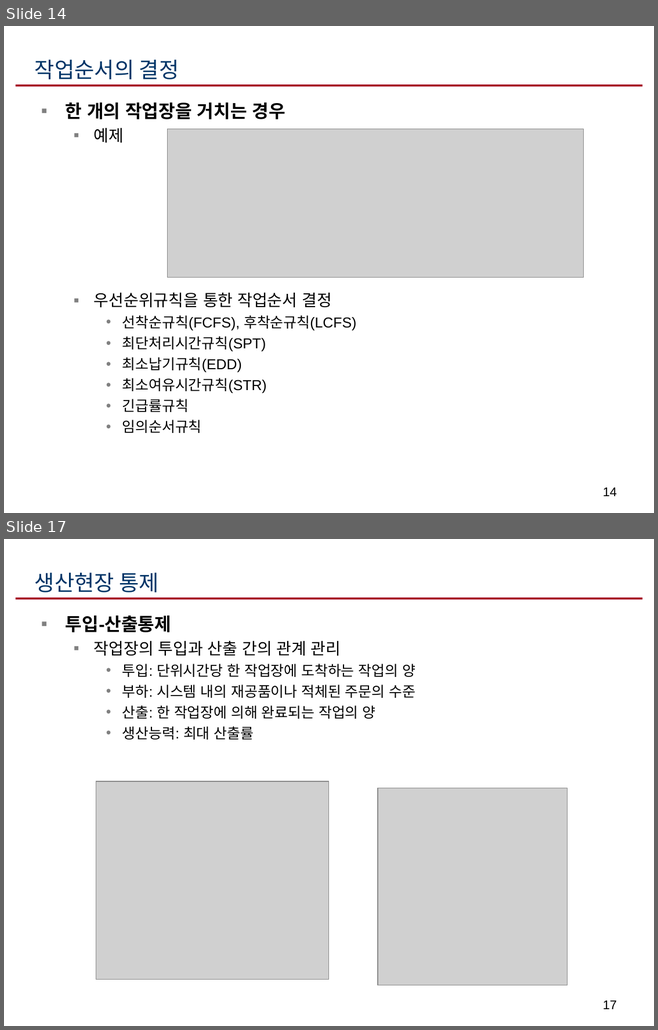
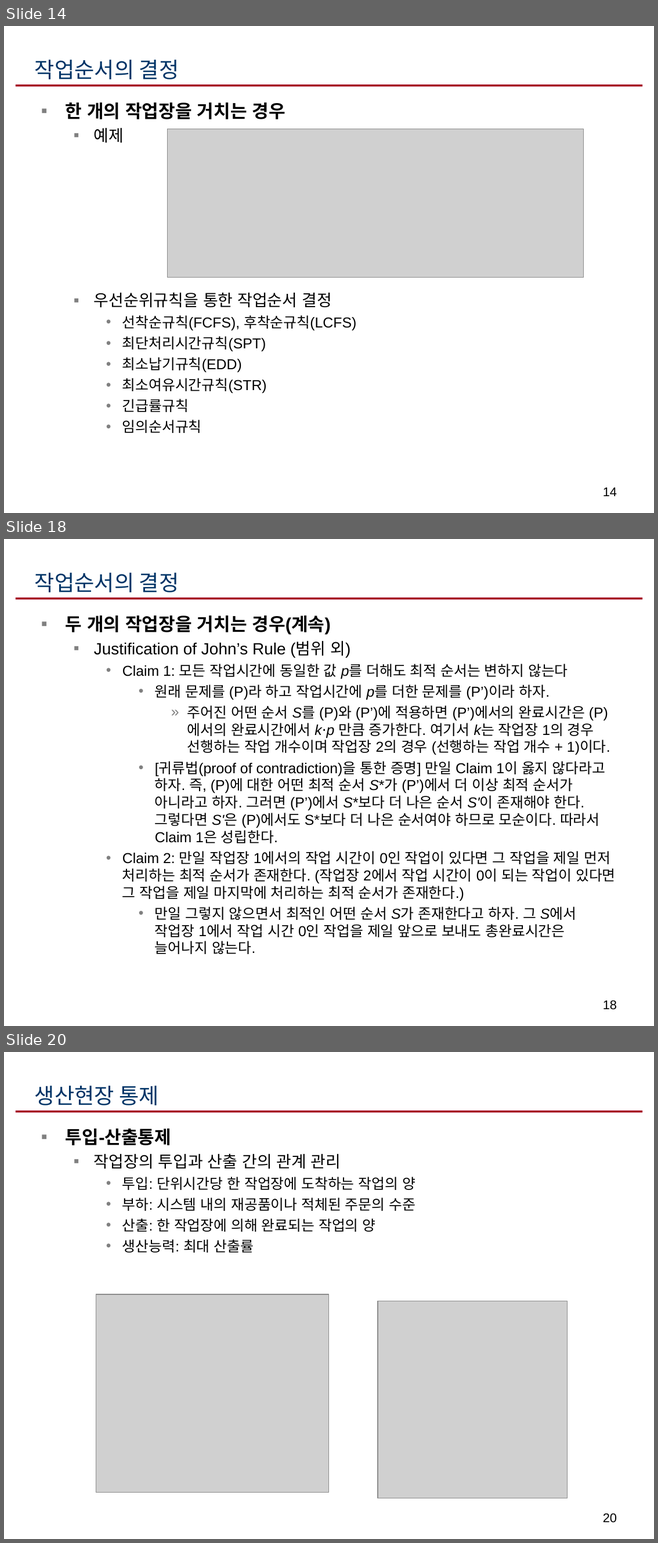
Before and after one commit to ikelab/courses, a slide deck: ppc2016/c10.ppt. Shown one above the other, each under a label of ours: slides 14 and 17 before the commit, slides 14, 18 and 20 after it; the slides between them are not shown. The pictures are 658x1030 and 658x1543 pixels, drawn with LibreOffice and Linux fonts; fonts in the diff are those of the drawing; grey boxes stand for pictures. Boxes give left, top, right and bottom in pixels: in the first picture for what was removed or moved away, otherwise in the second. Text is boxed around its words. In the diff, an @@ line names an element or a change of style, - is before the commit and + after.

```diff
--- a/ppc2016/c10.ppt
+++ b/ppc2016/c10.ppt
@@ slide 18 added at (4, 539, 654, 1026), background #FFFFFF; not listed: 1 template element that a slide beside it also shows @@
@@ title added at (35, 573, 179, 592), 24 pt, text #003366 @@
+작업순서의 결정
@@ text added at (65, 616, 615, 954), 16 pt, text #000000 @@
+▪ 두 개의 작업장을 거치는 경우(계속)
+  ▪ Justification of John’s Rule (범위 외)
+    • Claim 1: 모든 작업시간에 동일한 값 p를 더해도 최적 순서는 변하지 않는다
+      • 원래 문제를 (P)라 하고 작업시간에 p를 더한 문제를 (P’)이라 하자.
+        » 주어진 어떤 순서 S를 (P)와 (P’)에 적용하면 (P’)에서의 완료시간은 (P)에서의 완료시간에서 k⋅p 만큼 증가한다. 여기서 k는 작업장 1의 경우 선행하는 작업 개수이며 작업장 2의 경우 (선행하는 작업 개수 + 1)이다.
+      • [귀류법(proof of contradiction)을 통한 증명] 만일 Claim 1이 옳지 않다라고 하자. 즉, (P)에 대한 어떤 최적 순서 S*가 (P’)에서 더 이상 최적 순서가 아니라고 하자. 그러면 (P’)에서 S*보다 더 나은 순서 S'이 존재해야 한다. 그렇다면 S'은 (P)에서도 S*보다 더 나은 순서여야 하므로 모순이다. 따라서 Claim 1은 성립한다.
+    • Claim 2: 만일 작업장 1에서의 작업 시간이 0인 작업이 있다면 그 작업을 제일 먼저 처리하는 최적 순서가 존재한다. (작업장 2에서 작업 시간이 0이 되는 작업이 있다면 그 작업을 제일 마지막에 처리하는 최적 순서가 존재한다.)
+      • 만일 그렇지 않으면서 최적인 어떤 순서 S가 존재한다고 하자. 그 S에서 작업장 1에서 작업 시간 0인 작업을 제일 앞으로 보내도 총완료시간은 늘어나지 않는다.
@@ page number added at (603, 1000, 616, 1010), 14 pt, text #000000 @@
+18
@@ what was slide 17 is now slide 20 @@
@@ page number at (603, 1513, 616, 1523): text changed @@
-17
+20
```
Also in this commit, not shown: 8 slides changed, 2 other slides added.
